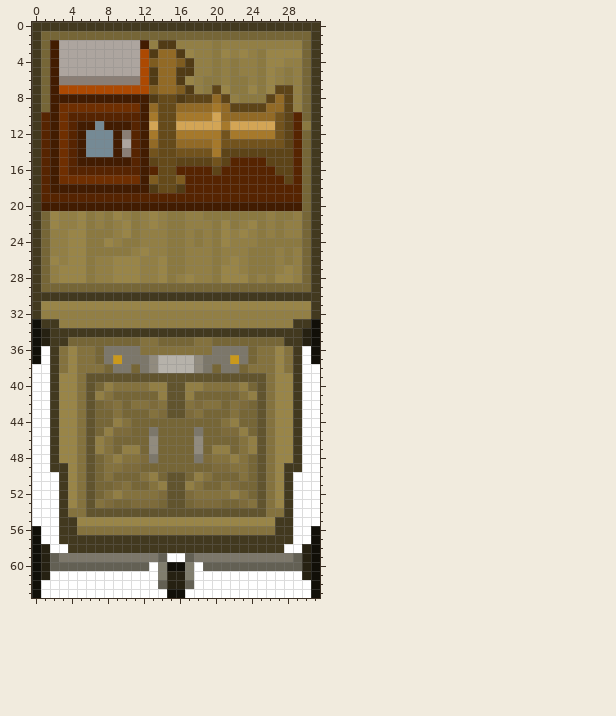
Pixel-art sprite -- Assets/Art/Sprites/objects/cart.png. Above: the version before the commit.
The file is 32x64 pixels. Colours within 5 levels of each other are drawn and written as one.
After the commit:
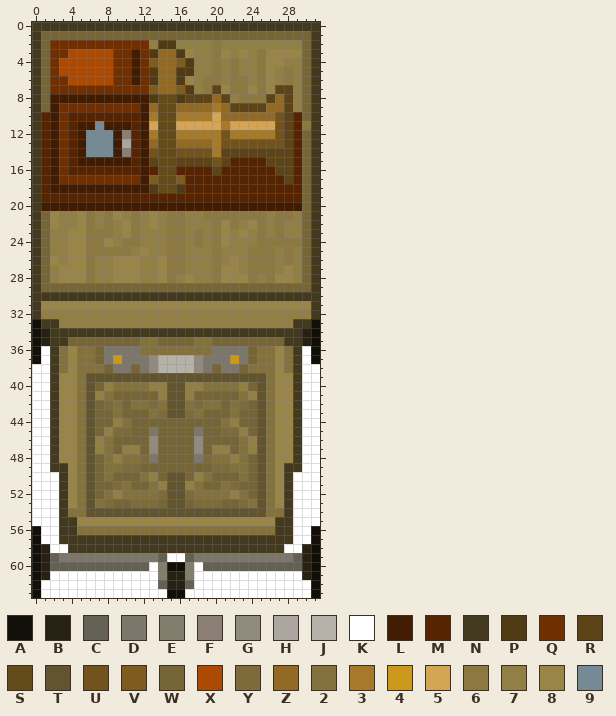
Palette (. is transparent): A #110f08  B #262112  C #636054  D #7c776a  E #817e6e  F #8a7e75  G #918b7e  H #ada59f  J #b6b2aa  K #ffffff  L #421c01  M #562401  N #42391f  P #513b15  Q #6f2f01  R #5d4418  S #654a1a  T #61542e  U #72531d  V #7e5c20  W #766637  X #ac4902  Y #7d6b3b  Z #926a26  2 #84723e  3 #a6792b  4 #ca991c  5 #d3a555  6 #8b7941  7 #927f45  8 #998548  9 #758a95
The exact change:
@@ x 0..14 @@
  1 NWWWWWWWWWWWWWW
- 2 NWLHHHHHHHHHL7P
- 3 NWLHHHHHHHHHXPZ
- 4 NWLHHHHHHHHHXVZ
- 5 NWLHHHHHHHHHXPZ
- 6 NWLFFFFFFFFFXPZ
- 7 NWLXXXXXXXXXXVZ
+ 2 NWQQQQQQQQQQQ7P
+ 3 NWQQXXXXXQQLQPZ
+ 4 NWQXXXXXXQQLQVZ
+ 5 NWQXXXXXXQQLQPZ
+ 6 NWQQXXXXXQQLQPZ
+ 7 NWQQQQQQQQQQQVZ
  8 NWLLLLLLLLLLLPS
